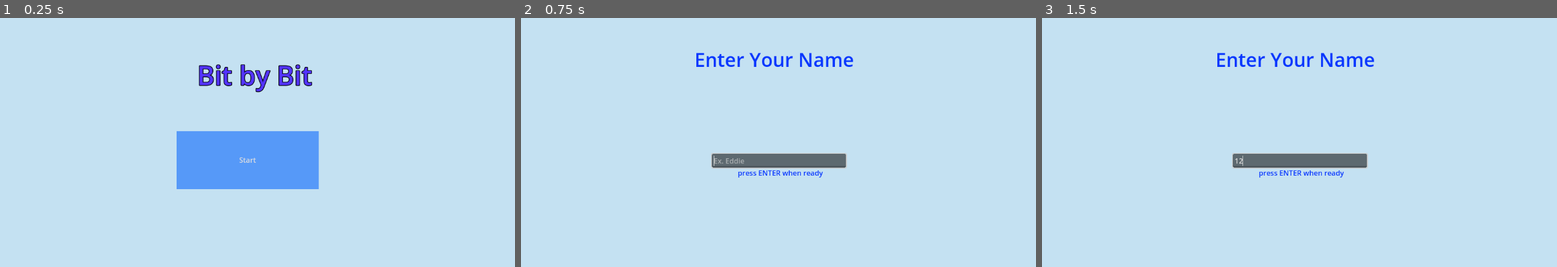
Above: before the commit, frames 1-3 (left to right).
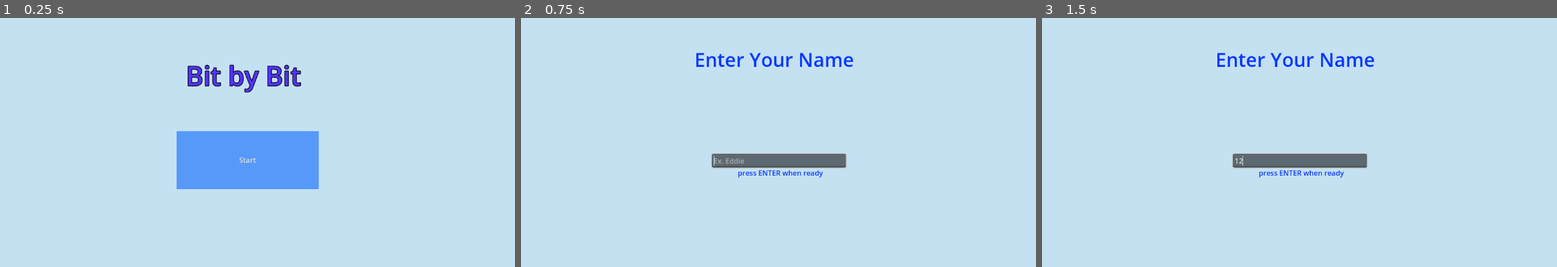
Above: after the commit, the same moments.

Repository: syddddddd/COMP4900_Project2
Game: Godot game, scene res://HomePage.tscn
The game is run twice, just before and just after one commit, with the same random seed, the same clock (stepped at 60 frames per second) and the same inputs.
Inputs (mouse positions are in pixels of both pictures, inside the frame that each line leads up to):
- Up to frame 1 (0.25 s): no input
- Up to frame 2 (0.75 s): click "Start" at 0.5 s
- Up to frame 3 (1.5 s): click (1299, 159) at 1.27 s; type "12" at 1.35 s

The runs differ from the first frame. In frame 1, 1.6% of the frame differs, in the area x 36-61%, y 18-30%; in frame 2, nothing differs; in frame 3, nothing differs.

Commit message:
Made highest score at the top

Diff:
--- a/project-2-comp-49000/HomePage.tscn
+++ b/project-2-comp-49000/HomePage.tscn
@@ -22,10 +22,10 @@
 color = Color(0.7670034, 0.88246983, 0.9477405, 1)
 
 [node name="GameTitle" type="Label" parent="."]
-offset_left = 325.0
-offset_top = 91.0
-offset_right = 815.0
-offset_bottom = 173.0
+offset_left = 300.0
+offset_top = 92.0
+offset_right = 790.0
+offset_bottom = 174.0
 text = "Bit by Bit"
 label_settings = SubResource("LabelSettings_ajkgm")
 horizontal_alignment = 1
--- a/project-2-comp-49000/score.gd
+++ b/project-2-comp-49000/score.gd
@@ -32,7 +32,7 @@
 		hardScore.add_item(line)
 
 static func sort(a, b):
-		return a[1] < b[1]
+		return a[1] > b[1]
 
 func loadFiles() -> void:
 
